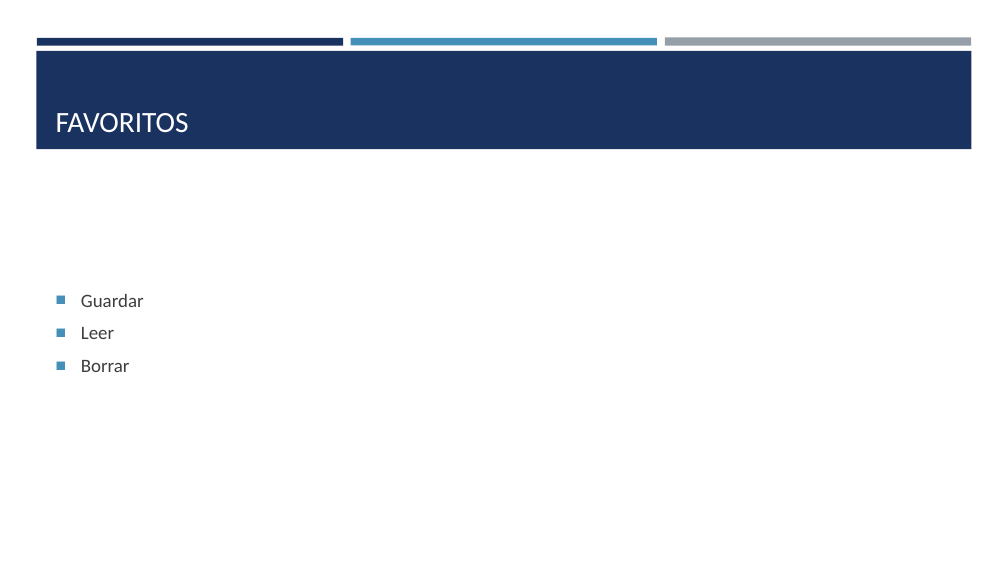
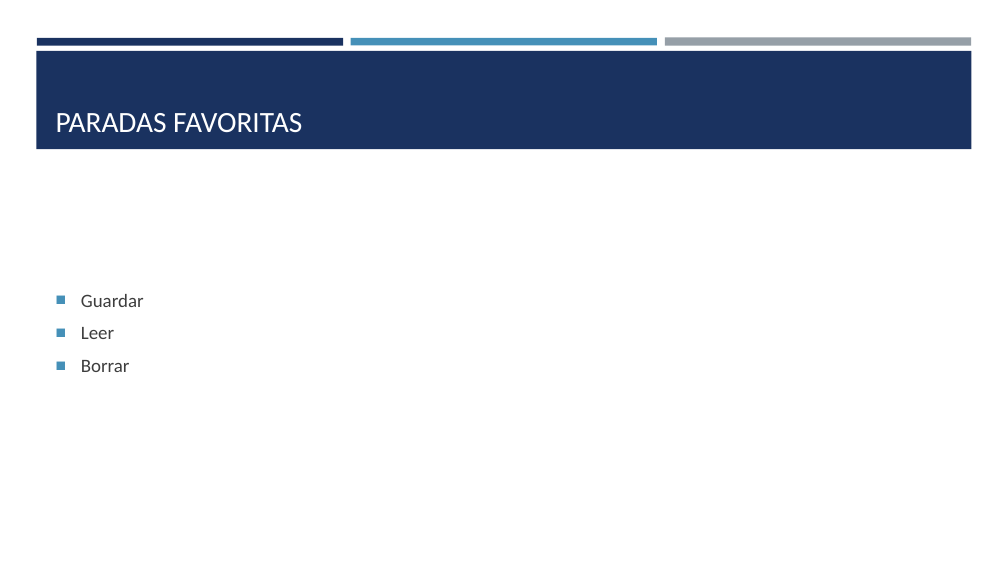
Before and after one commit to xBaank/MadridTransporte, a slide deck: slide 31 of docs/Presentacion TFG.pptx (slide 29 before the commit). Drawn at 1008x567 pixels with LibreOffice and Linux fonts; fonts in the diff are those of the drawing. Boxes give left, top, right and bottom in pixels: in the first picture for what was removed or moved away, otherwise in the second. Text is boxed around its words. In the diff, an @@ line names an element or a change of style, - is before the commit and + after.

```diff
--- a/docs/Presentacion TFG.pptx
+++ b/docs/Presentacion TFG.pptx
@@ title at [56, 113, 302, 133]: text changed @@
-FAVORITOS
+PARADAS FAVORITAS
```
Also in this commit, not shown: 5 slides added, 1 other file.
